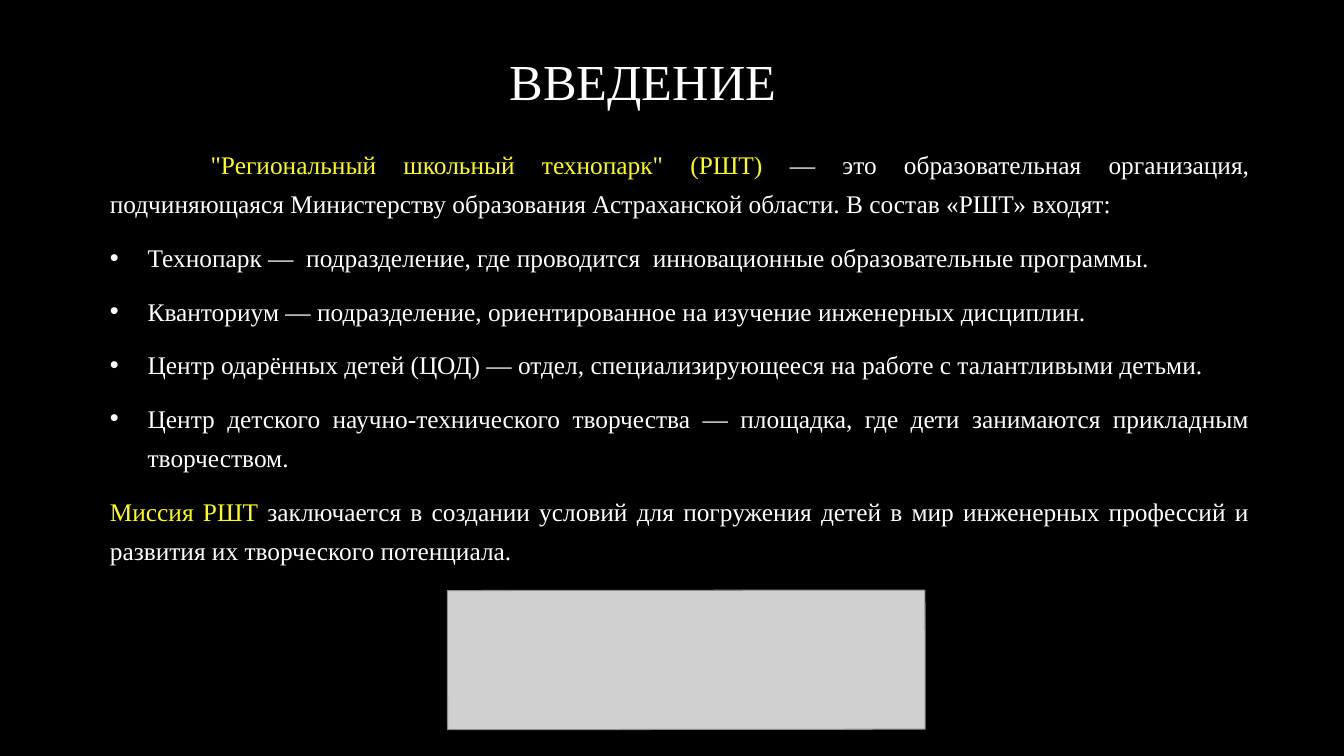
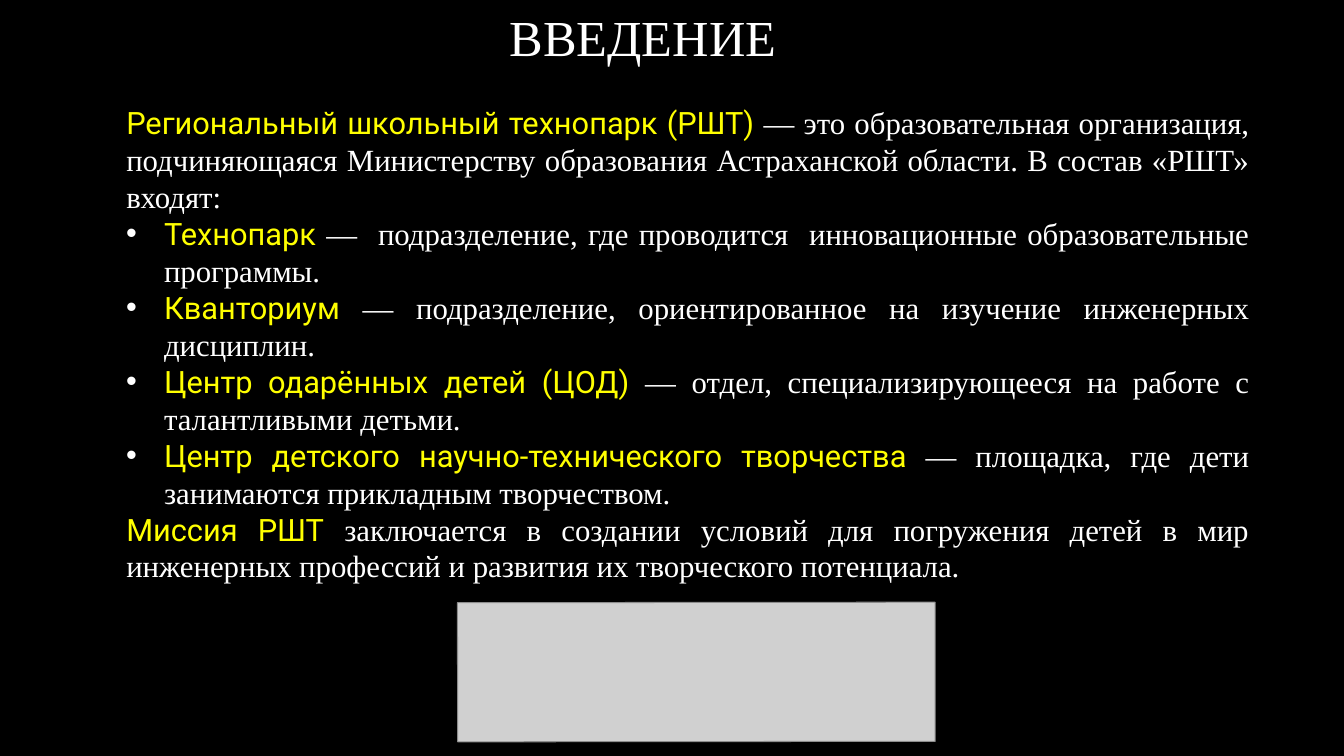
Before and after one commit to RAdKuzur/ASTU, a slide deck: slide 2 of Дипломная работа/Презентация Курсовая.pptx. Drawn at 1344x756 pixels with LibreOffice and Linux fonts; fonts in the diff are those of the drawing; grey boxes stand for pictures; background and template pictures are left out. Boxes give left, top, right and bottom in pixels: in the first picture for what was removed or moved away, otherwise in the second. Text is boxed around its words. In the diff, an @@ line names an element or a change of style, - is before the commit and + after.

```diff
--- a/Дипломная работа/Презентация Курсовая.pptx
+++ b/Дипломная работа/Презентация Курсовая.pptx
@@ title "ВВЕДЕНИЕ": place and size @@
-title "ВВЕДЕНИЕ" at (510, 67, 777, 110)
+title "ВВЕДЕНИЕ" at (510, 23, 777, 67)
@@ text "Региональный школьный технопарк (РШТ) — ...": place and size @@
-text "Региональный школьный технопарк (РШТ) — ..." at (110, 156, 1250, 566)
+text "Региональный школьный технопарк (РШТ) — ..." at (126, 109, 1249, 584)
@@ text at (126, 109, 1249, 214): text changed; size 18.1 to 22 pt @@
-"Региональный школьный технопарк" (РШТ) — это образовательная организация, подчиняющаяся Министерству образования Астраханской области. В состав «РШТ» входят:
+Региональный школьный технопарк (РШТ) — это образовательная организация, подчиняющаяся Министерству образования Астраханской области. В состав «РШТ» входят:
@@ text at (126, 223, 1249, 584): size 18.1 to 22 pt in "Технопарк — подразделение, где проводится инновационные обра ...", "Кванториум — подразделение, ориентированное на изучение инже ...", "Центр одарённых детей (ЦОД) — отдел, специализирующееся ...", "Центр детского научно-технического творчества — площадка, гд ..." and 1 more places; font Times New Roman to Roboto in "Технопарк", "Кванториум", "Центр одарённых детей (ЦОД)", "Центр детского научно-технического творчества" and 1 more places; text colour #FFFFFF to #FFFF00 in "Технопарк", "Кванториум", "Центр одарённых детей (ЦОД)", "Центр детского научно-технического творчества"; line spacing 1.3 to 1; less space between paragraphs @@
@@ picture: place and size @@
-picture at (448, 590, 926, 730)
+picture at (458, 603, 936, 742)
```
Also in this commit, not shown: 13 other slides changed, 1 slide added, 2 slides removed, 1 other file.
